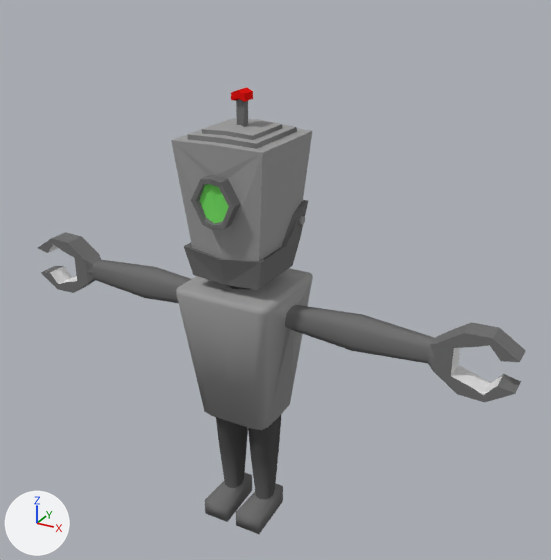
A saved change to the Blender file UnityProject/Assets/Models/Before/Props/Lab/GiantRobotBoss.blend.
One viewpoint serves both versions: a 50 mm lens placed at (9.63, -15.88, 15.52), pointed at (0.64, 0.46, 7.35). Lighting does not change. The marker at lower left points along +X, +Y and +Z.
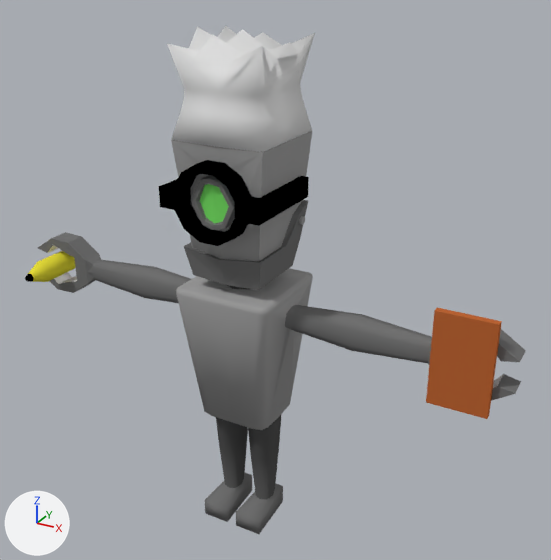
Where the change shows, as pixel boxes (x1, y1, x2, y2) in the pictures (551 x 560 px):
'Cube.001', added: after (167, 26, 315, 152)
'Cube.002', added: after (426, 307, 502, 419)
'Cylinder', added (black): after (159, 160, 309, 246)
'Cylinder.001', added (yellow): after (25, 251, 76, 282)
    faces in mat_material_008 (yellow #e7dd3a): (28, 251, 76, 282)

Edits to the bpy script that builds the scene:
```text
Add mat_material_006:
    mat_material_006 = diffuse_material('Material.006')
    mat_material_006.base_color = (0.0, 0.0, 0.0)  # black #000000
Add mat_material_007:
    mat_material_007 = diffuse_material('Material.007')
    mat_material_007.base_color = (0.512, 0.133, 0.0362)  # orange #be6635
Add mat_material_009:
    mat_material_009 = diffuse_material('Material.009')
    mat_material_009.base_color = (0.8, 0.163, 0.598)  # pink #e770cb
Add mat_material_008:
    mat_material_008 = diffuse_material('Material.008')
    mat_material_008.base_color = (0.8, 0.726, 0.0423)  # yellow #e7dd3a
Add mat_material_010:
    mat_material_010 = diffuse_material('Material.010')
    mat_material_010.base_color = (0.0, 0.0, 0.0)  # black #000000
Add me_cube_001:
    me_cube_001.from_pydata(...)  # 49 vertices, 40 faces; spans x -1.25..1.25, y -1.36..1.28, z -0.93..1.53
    me_cube_001.polygons.foreach_set('use_smooth', [True] * 40)
Add me_cylinder:
    me_cylinder.from_pydata(...)  # 72 vertices, 72 faces; spans x -1.41..1.41, y -1.0..1.0, z -2.3..0.19
    me_cylinder.polygons.foreach_set('use_smooth', [True] * 72)
    me_cylinder.materials.append(mat_material_006)  # black #000000
Add me_cube_002:
    me_cube_002.from_pydata(...)  # a box spanning x -1.0..1.0, y -1.0..1.0, z -1.0..1.0
    me_cube_002.materials.append(mat_material_007)  # orange #be6635
Add me_cylinder_001:
    me_cylinder_001.from_pydata(...)  # 60 vertices, 50 faces; spans x -0.78..0.78, y -0.78..0.78, z -4.36..0.59
    me_cylinder_001.polygons.foreach_set('use_smooth', [True] * 50)
    # faces by material slot: [24, 13, 13]
    me_cylinder_001.materials.append(mat_material_008)  # yellow #e7dd3a
    me_cylinder_001.materials.append(mat_material_009)  # pink #e770cb
    me_cylinder_001.materials.append(mat_material_010)  # black #000000
Add ob_cube_001:
    ob_cube_001 = bpy.data.objects.new('Cube.001', me_cube_001)
    ob_cube_001.location = (0.0, 0.04, 12.2)
Add ob_cylinder:
    ob_cylinder = bpy.data.objects.new('Cylinder', me_cylinder)
    ob_cylinder.location = (-0.01, -1.47, 9.93)
    ob_cylinder.rotation_euler = (1.571, 0.262, 0.0)  # degrees (90, 15, 0)
Add ob_cube_002:
    ob_cube_002 = bpy.data.objects.new('Cube.002', me_cube_002)
    ob_cube_002.location = (6.01, -0.43, 6.74)
    ob_cube_002.scale = (0.731, 0.0944, 1.22)
Add ob_cylinder_001:
    ob_cylinder_001 = bpy.data.objects.new('Cylinder.001', me_cylinder_001)
    ob_cylinder_001.location = (-6.45, 0.28, 6.66)
    ob_cylinder_001.rotation_euler = (-1.571, 0.0, 0.0)  # degrees (-90, 0, 0)
    ob_cylinder_001.scale = (0.422, 0.422, 0.422)
```
